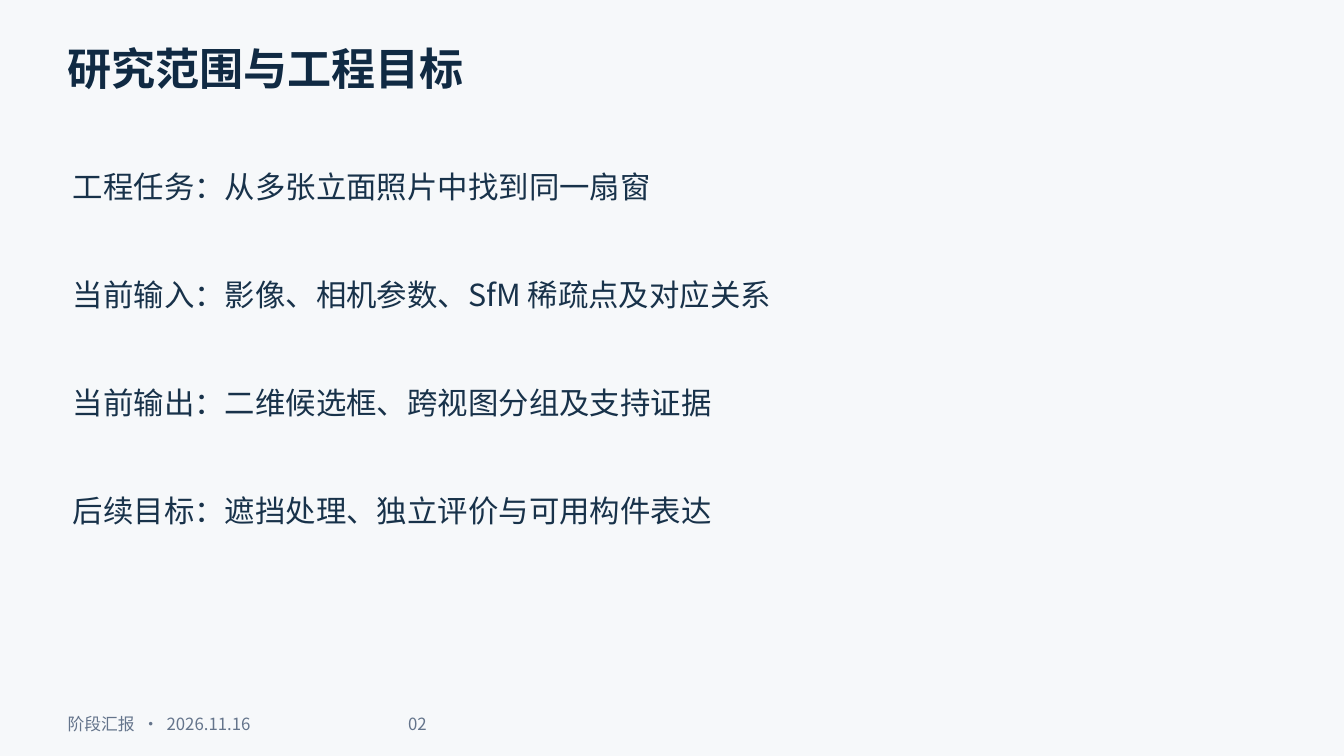
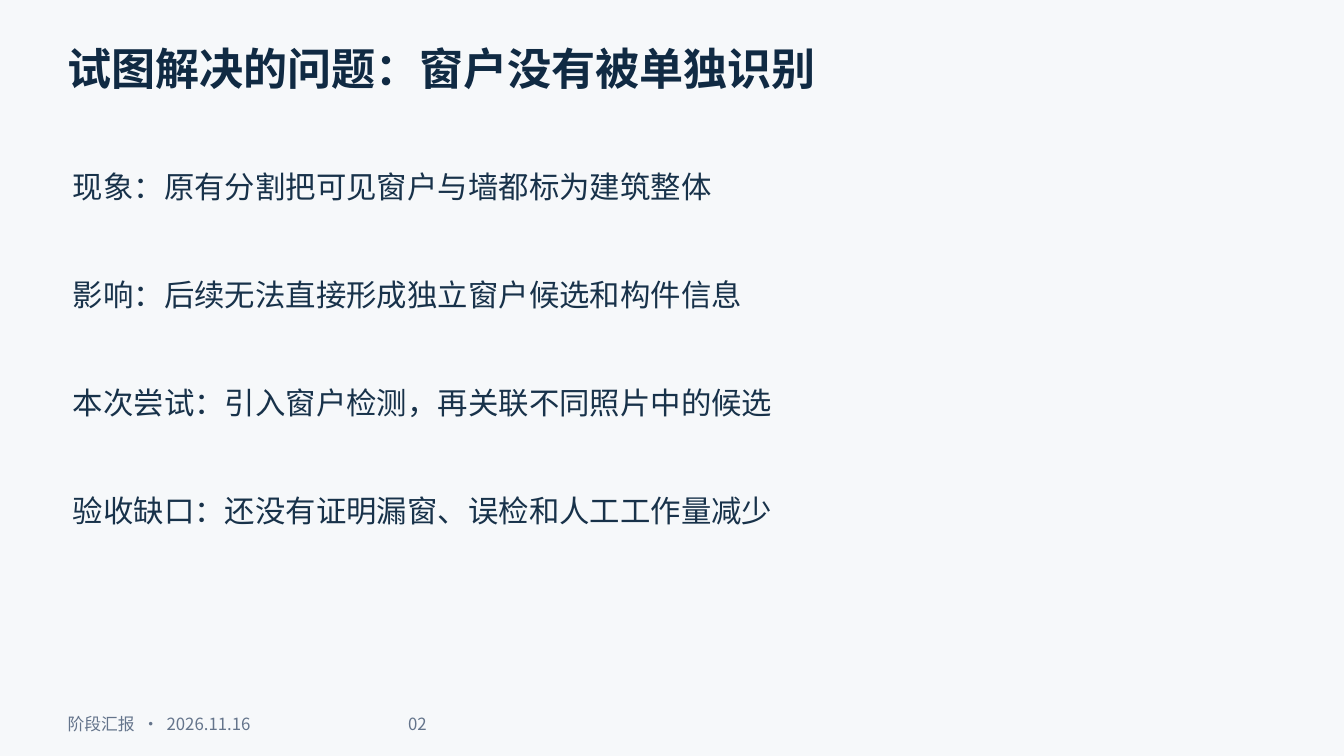
Before and after one commit to ymania/paper_pipeline, a slide deck: slide 2 of reports/2026-11-16/research_progress_20261116.pptx. Drawn at 1344x756 pixels with LibreOffice and Linux fonts; fonts in the diff are those of the drawing. Boxes give left, top, right and bottom in pixels: in the first picture for what was removed or moved away, otherwise in the second. Text is boxed around its words. In the diff, an @@ line names an element or a change of style, - is before the commit and + after.

```diff
--- a/reports/2026-11-16/research_progress_20261116.pptx
+++ b/reports/2026-11-16/research_progress_20261116.pptx
@@ text at (68,47,816,89): text changed @@
-研究范围与工程目标
+试图解决的问题：窗户没有被单独识别
@@ text at (73,172,711,201): text changed @@
-工程任务：从多张立面照片中找到同一扇窗
+现象：原有分割把可见窗户与墙都标为建筑整体
@@ text at (73,280,742,309): text changed @@
-当前输入：影像、相机参数、SfM 稀疏点及对应关系
+影响：后续无法直接形成独立窗户候选和构件信息
@@ text at (73,388,772,417): text changed @@
-当前输出：二维候选框、跨视图分组及支持证据
+本次尝试：引入窗户检测，再关联不同照片中的候选
@@ text at (73,496,772,525): text changed @@
-后续目标：遮挡处理、独立评价与可用构件表达
+验收缺口：还没有证明漏窗、误检和人工工作量减少
```
Also in this commit, not shown: 6 other slides changed, 4 other files.
